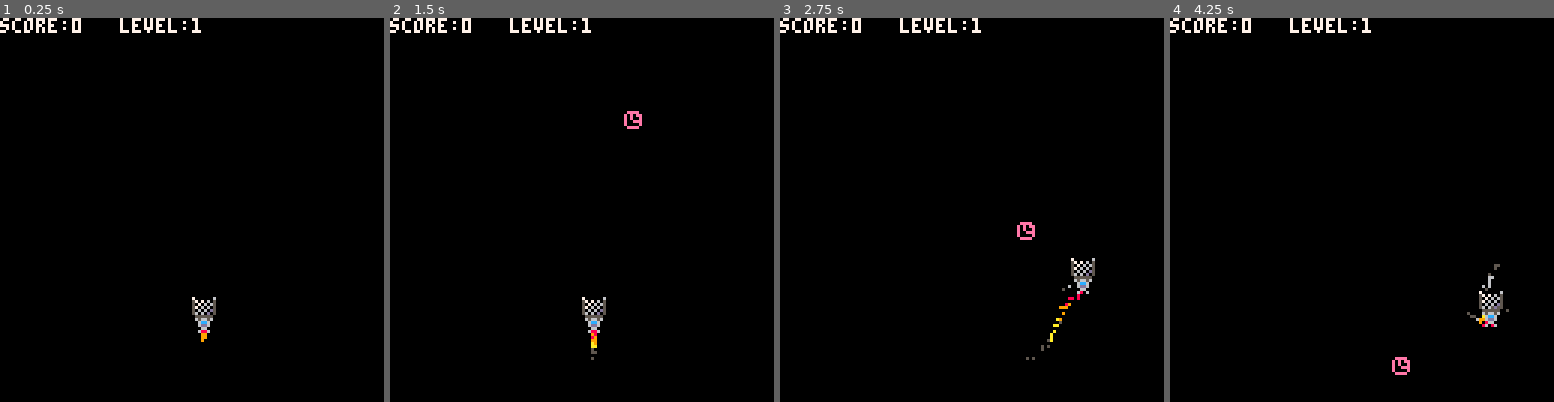
Above: before the commit, frames 1-4 (left to right).
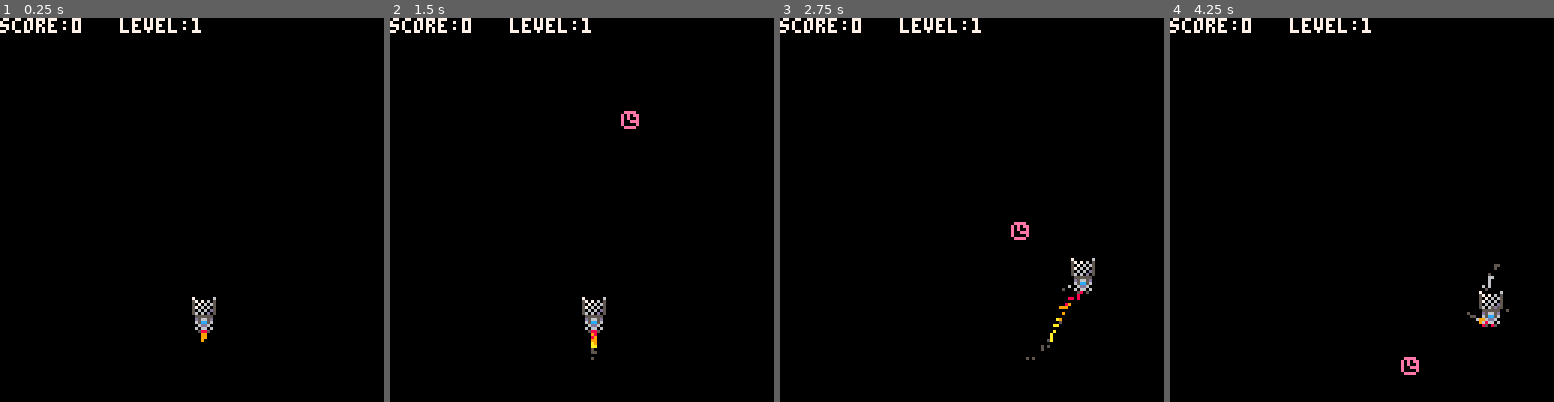
Above: after the commit, the same moments.

Repository: jacobneal65/drop-p8
Game: PICO-8 cartridge drop.p8
The game is run twice, just before and just after one commit, with the same random seed, the same clock (stepped at 60 frames per second) and the same inputs.
Inputs:
- Up to frame 1 (0.25 s): no input
- Up to frame 2 (1.5 s): no input
- Up to frame 3 (2.75 s): hold Right 1.6-2.1 s; hold Up 2.15-2.42 s; hold Right from 2.47 s (still down)
- Up to frame 4 (4.25 s): release Right at 3.03 s; hold Left 3.08-3.58 s; hold Down 3.63-3.97 s; hold Right from 4.02 s (still down)

The runs differ from the first frame. In frame 1, less than 0.1% of the frame differs, in the area x 50-56%, y 78-83%; in frame 2, 0.2%; in frame 3, 0.2%; in frame 4, 0.3%, in the area x 57-86%, y 76-93%.

Commit message:
sprite update and music

Diff:
--- a/drop.p8
+++ b/drop.p8
@@ -10,7 +11,7 @@
 --gravity for player
 
 function _init()
-
+	music(1)
 	effects={}
 	f1c={8,9,10,5}
 	f2c={7,6,6,5}
@@ -84,7 +85,8 @@
 	--fruit
 	for fruit in all(fruits) do
 		fruit.y+=grav
-		fruit.x=fruit.bx+fruit.wv*sin(time())
+		--+fruit.wv*sin(time())
+		fruit.x=fruit.bx
 		if fruit.y+4>p_y-8
 		and fruit.y+4<p_y
 		and fruit.x+4>p_x
@@ -223,12 +226,15 @@
 end
 
 
+-->8
+--starfield
+
 __gfx__
-0000000000000000065665600000000000000000000000000000000000000000000000000d0000d0000000000000000000000000000000000000000000000000
-0000000070000006006cc60000000000000000000000000000000000000000000000000005600650000000000000000000000000000000000000000000000000
+00000000000000000d5665d00000000000000000000000000000000000000000000000000d0000d0000000000000000000000000000000000000000000000000
+0000000070000006065cc56000000000000000000000000000000000000000000000000005600650000000000000000000000000000000000000000000000000
 0070070057070605006dd60000000000000000000000000000000000000000000000000006566560000000000000000000000000000000000000000000000000
-000770005070606500066000000000000000000000000000000000000000000000000000006cc600000000000000000000000000000000000000000000000000
-000770005706060500600600000000000000000000000000000000000000000000000000006dd600000000000000000000000000000000000000000000000000
+000770005070606506066060000000000000000000000000000000000000000000000000006cc600000000000000000000000000000000000000000000000000
+000770005706060500500500000000000000000000000000000000000000000000000000006dd600000000000000000000000000000000000000000000000000
 00700700506060d50000000000000000000000000000000000000000000000000000000000066000000000000000000000000000000000000000000000000000
 0000000056060d050000000000000000000000000000000000000000000000000000000006566560000000000000000000000000000000000000000000000000
 00000000055555500000000000000000000000000000000000000000000000000000000005000050000000000000000000000000000000000000000000000000
Not shown, changed: the music (__music__) section of drop.p8
Not shown, changed: the sound effects (__sfx__) section of drop.p8
